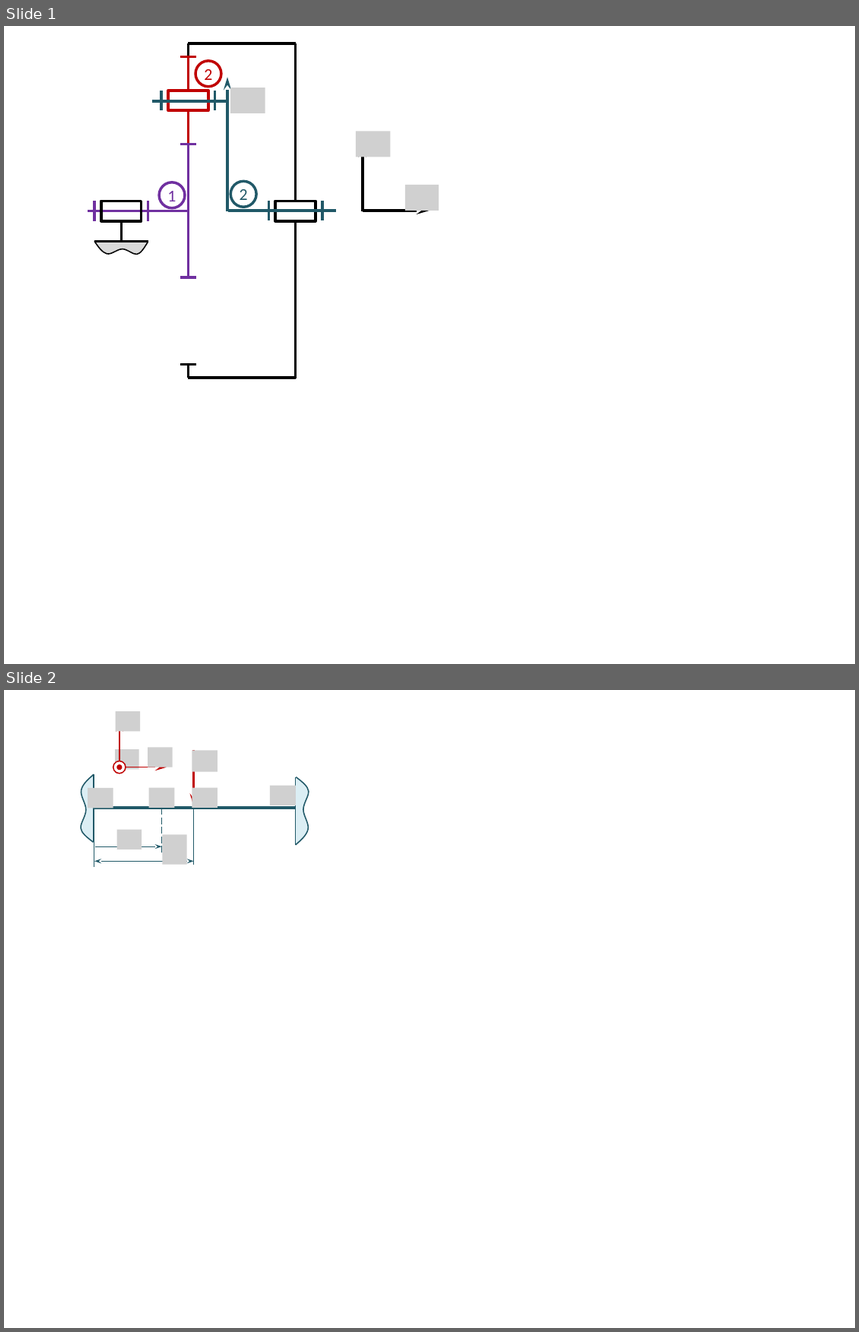
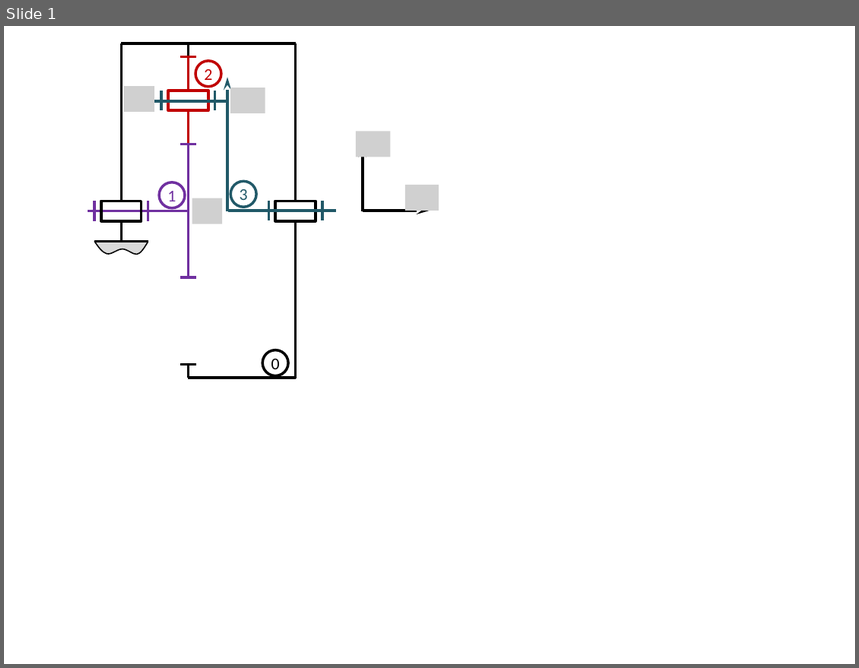
Before and after one commit to xpessoles/09_Etude_Dynamique_Systemes_Solides_Chaine_Energie_Analyser_Modeliser_Resoudre, a slide deck: 02_Resolution_TEC/Exercices_Application/images/Figures.pptx. Shown one above the other, each under a label of ours: slides 1 and 2 before the commit, slide 1 after it. The pictures are 859x1332 and 859x668 pixels, drawn with LibreOffice and Linux fonts; fonts in the diff are those of the drawing; grey boxes stand for pictures. Boxes give left, top, right and bottom in pixels: in the first picture for what was removed or moved away, otherwise in the second. Text is boxed around its words. In the diff, an @@ line names an element or a change of style, - is before the commit and + after.

```diff
--- a/02_Resolution_TEC/Exercices_Application/images/Figures.pptx
+++ b/02_Resolution_TEC/Exercices_Application/images/Figures.pptx
@@ slide 2 removed at (x1=4, y1=690, x2=855, y2=1328), background #FFFFFF @@
@@ picture removed at (x1=192, y1=751, x2=218, y2=772) @@
@@ arrow removed from (194, 749) to (194, 806) @@
@@ freeform shape removed at (x1=81, y1=774, x2=94, y2=842) @@
@@ line removed from (94, 774) to (94, 842) @@
@@ group removed at (x1=113, y1=711, x2=173, y2=774): 3 pictures, 2 arrows, 2 ellipses @@
@@ freeform shape removed at (x1=296, y1=777, x2=308, y2=845) @@
@@ line removed from (296, 845) to (296, 777) @@
@@ picture removed at (x1=88, y1=788, x2=113, y2=809) @@
@@ picture removed at (x1=148, y1=788, x2=174, y2=809) @@
@@ picture removed at (x1=192, y1=788, x2=218, y2=809) @@
@@ picture removed at (x1=269, y1=785, x2=295, y2=806) @@
@@ line removed from (91, 808) to (296, 808) @@
@@ line removed from (162, 808) to (162, 853) @@
@@ line removed from (194, 808) to (194, 865) @@
@@ line removed from (94, 837) to (94, 867) @@
@@ arrow removed from (95, 847) to (162, 847) @@
@@ picture removed at (x1=117, y1=830, x2=142, y2=850) @@
@@ picture removed at (x1=162, y1=834, x2=187, y2=865) @@
@@ double arrow removed from (194, 861) to (94, 861) @@
@@ slide 1 changed as well @@
@@ line moved from (296, 44) - (189, 44) to (296, 44) - (122, 44) @@
@@ line added from (122, 44) to (122, 201), #000000 2.25 pt @@
@@ picture added at (x1=124, y1=87, x2=154, y2=112) @@
@@ picture added at (x1=192, y1=198, x2=222, y2=224) @@
@@ text in ellipse at (x1=240, y1=189, x2=248, y2=205): text changed @@
-2
+3
@@ ellipse added at (x1=262, y1=351, x2=288, y2=376), outline #000000 2.25 pt, 14 pt, text #000000 @@
+0
```
Also in this commit, not shown: 1 slide added, 6 other files.
